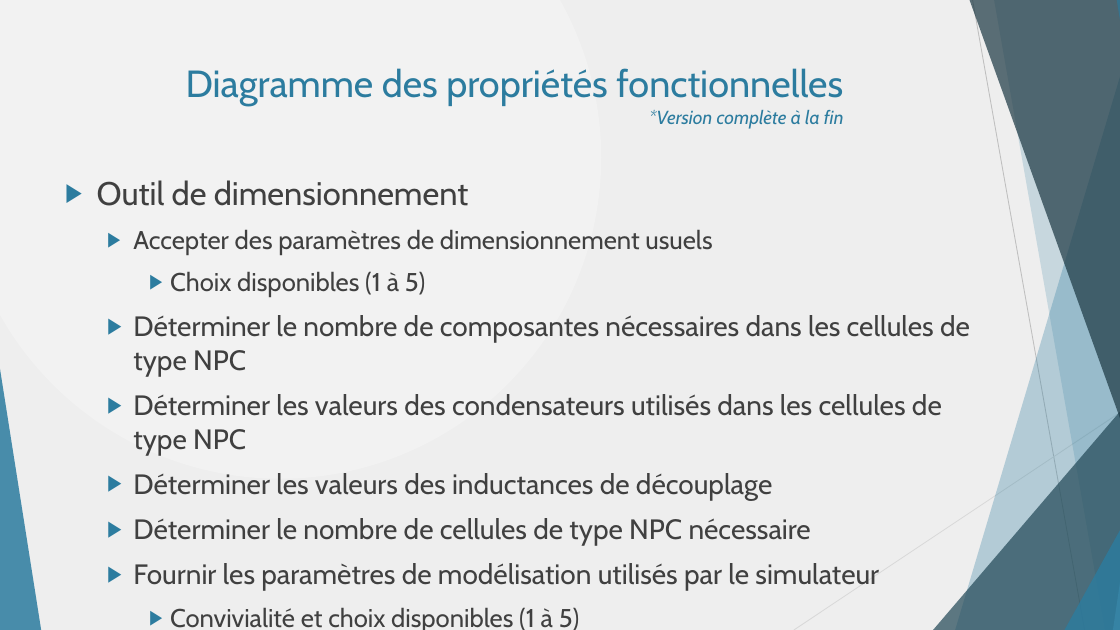
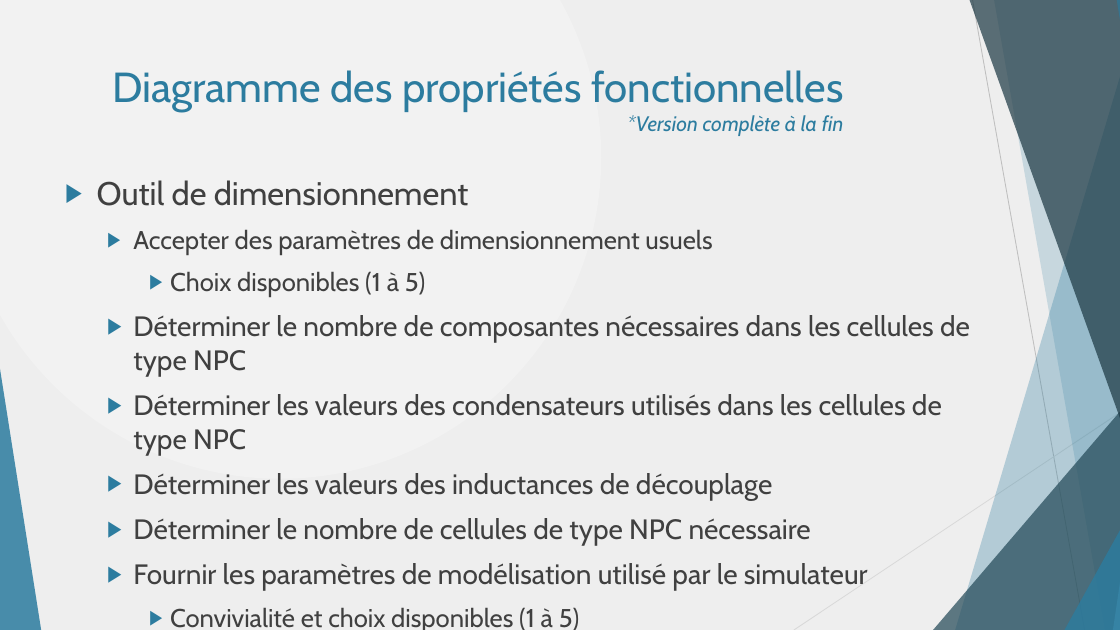
Before and after one commit to danthib76/DesignIV, a slide deck: slide 21 of Remise/Remise 1/Presentation_Remise_1.pptx (slide 14 before the commit). Drawn at 1120x630 pixels with LibreOffice and Linux fonts; fonts in the diff are those of the drawing. Boxes give left, top, right and bottom in pixels: in the first picture for what was removed or moved away, otherwise in the second. Text is boxed around its words. In the diff, an @@ line names an element or a change of style, - is before the commit and + after.

```diff
--- a/Remise/Remise 1/Presentation_Remise_1.pptx
+++ b/Remise/Remise 1/Presentation_Remise_1.pptx
@@ title "Diagramme des propriétés fonctionnelles *Version ..." at box(112, 70, 844, 136): size 32.4 to 36 pt in "Diagramme des propriétés fonctionnelles"; size 16.2 to 18 pt in "*Version complète à la fin" @@
@@ text at box(133, 563, 868, 591): text changed @@
-  ▶ Fournir les paramètres de modélisation utilisés par le simulateur
+  ▶ Fournir les paramètres de modélisation utilisé par le simulateur
```
Also in this commit, not shown: 8 other slides changed, 8 slides added, 6 slides removed.
